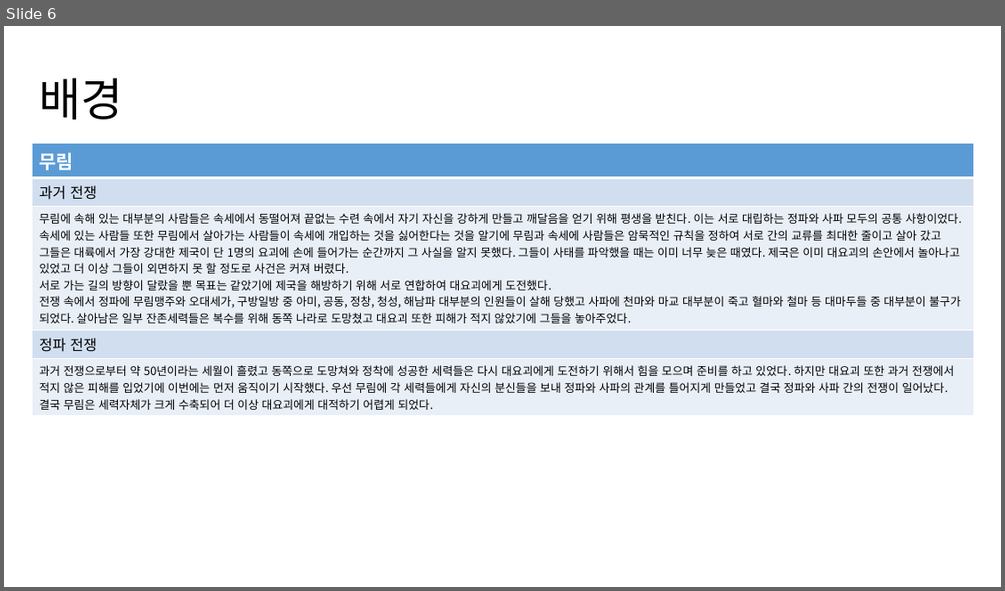
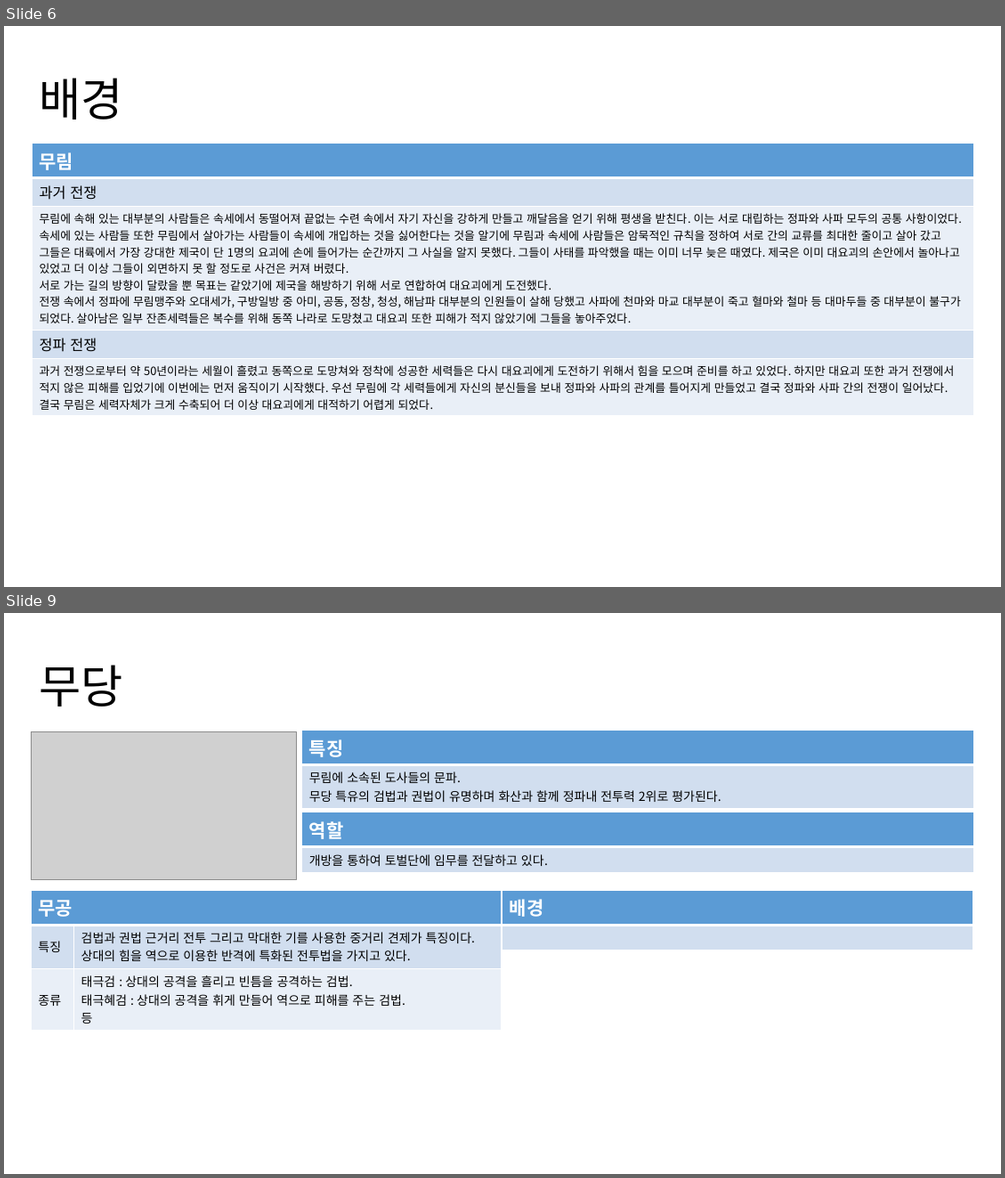
Before and after one commit to yjk0401/unityenginebasic_9th, a slide deck: 기획/세력 기획서.pptx. Shown one above the other, each under a label of ours: slide 6 before the commit, slides 6 and 9 after it; the slides between them are not shown. The pictures are 1005x591 and 1005x1178 pixels, drawn with LibreOffice and Linux fonts; fonts in the diff are those of the drawing; grey boxes stand for pictures. Boxes give left, top, right and bottom in pixels: in the first picture for what was removed or moved away, otherwise in the second. Text is boxed around its words. In the diff, an @@ line names an element or a change of style, - is before the commit and + after.

```diff
--- a/기획/세력 기획서.pptx
+++ b/기획/세력 기획서.pptx
@@ slide 9 added at (4,613,1001,1174), background #FFFFFF @@
@@ title added at (39,665,122,706), 44 pt, text #000000 @@
+무당
@@ picture added at (32,732,297,879) @@
@@ table added at (301,730,973,805), 2 rows, 1 columns @@
+특징
+무림에 소속된 도사들의 문파. / 무당 특유의 검법과 권법이 유명하며 화산과 함께 정파내 전투력 2위로 평가된다.
@@ table added at (301,812,973,869), 2 rows, 1 columns @@
+역할
+개방을 통하여 토벌단에 임무를 전달하고 있다.
@@ table added at (31,891,502,1027), 3 rows, 2 columns @@
+무공 | 
+특징 | 검법과 권법 근거리 전투 그리고 막대한 기를 사용한 중거리 견제가 특징이다. / 상대의 힘을 역으로 이용한 반격에 특화된 전투법을 가지고 있다.
+종류 | 태극검 : 상대의 공격을 흘리고 빈틈을 공격하는 검법. / 태극혜검 : 상대의 공격을 휘게 만들어 역으로 피해를 주는 검법. / 등
@@ table added at (502,891,972,943), 2 rows, 1 columns @@
+배경
+
```
Also in this commit, not shown: 4 slides changed, 7 other slides added, 1 slide removed, 1 other file.
